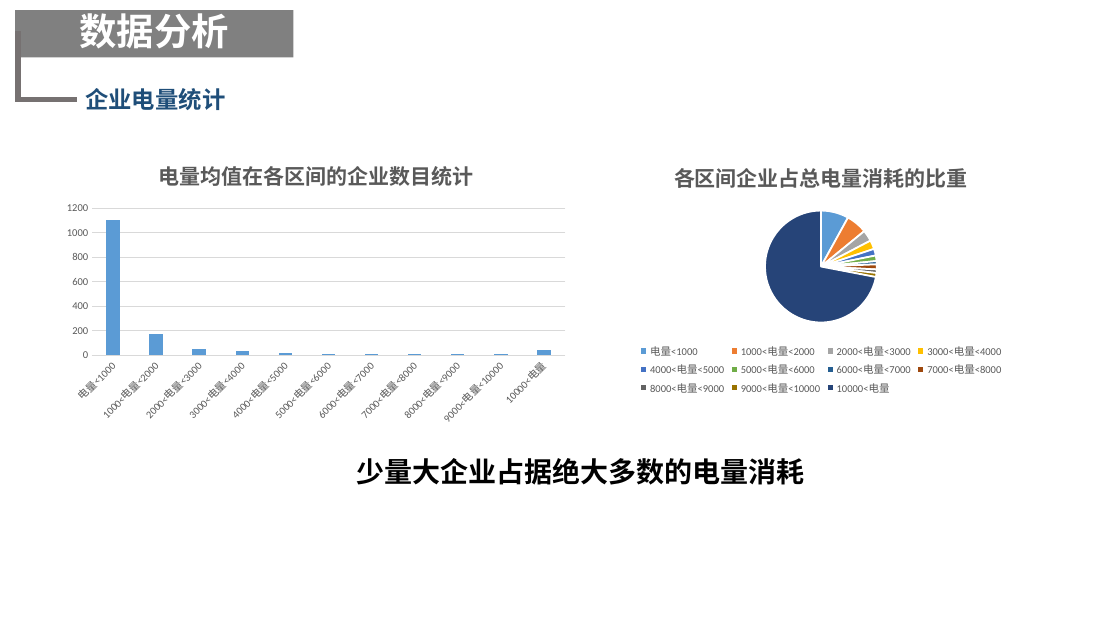
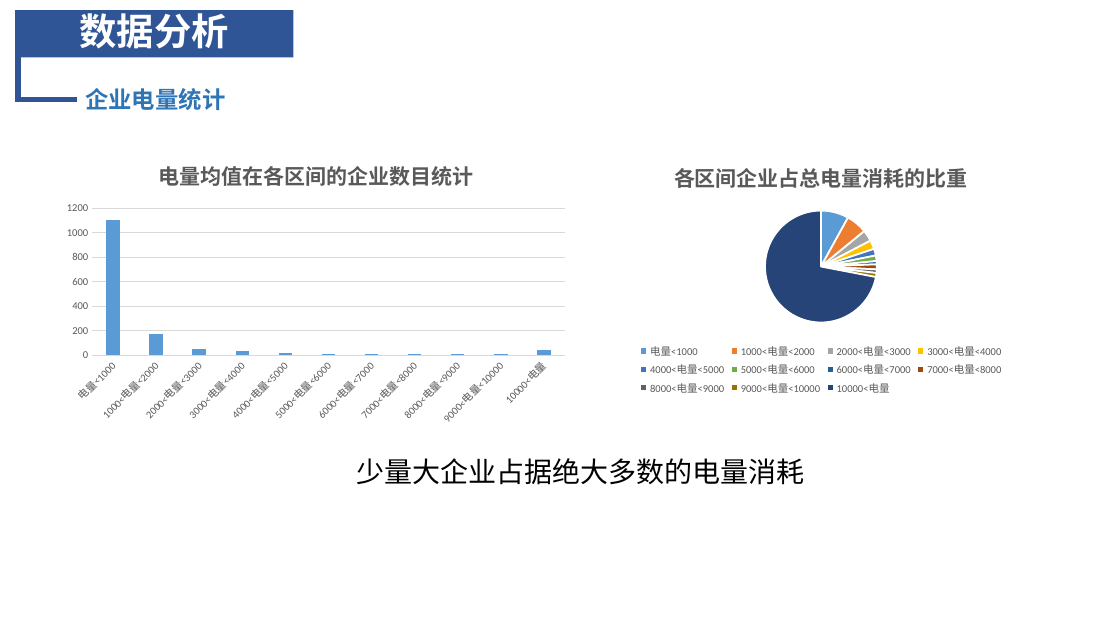
Before and after one commit to lvniqi/tianchi_power, a slide deck: slide 6 of presentation.pptx. Drawn at 1120x630 pixels with LibreOffice and Linux fonts; fonts in the diff are those of the drawing; background and template pictures are left out. Boxes give left, top, right and bottom in pixels: in the first picture for what was removed or moved away, otherwise in the second. Text is boxed around its words. In the diff, an @@ line names an element or a change of style, - is before the commit and + after.

```diff
--- a/presentation.pptx
+++ b/presentation.pptx
@@ rectangle "数据分析" at [15,10,293,57]: fill #808080 to #2F5597 @@
@@ elbow line (15, 34) - (77, 99): stroke #767171 4.5 pt to #2F5597 4.5 pt @@
@@ text "企业电量统计" at [85,88,225,110]: text colour #1F4E79 to #2E75B6 @@
@@ text "少量大企业占据绝大多数的电量消耗" at [356,458,804,485]: font Calibri to Noto Sans CJK SC, bold off @@
```
Also in this commit, not shown: 27 other slides changed.
